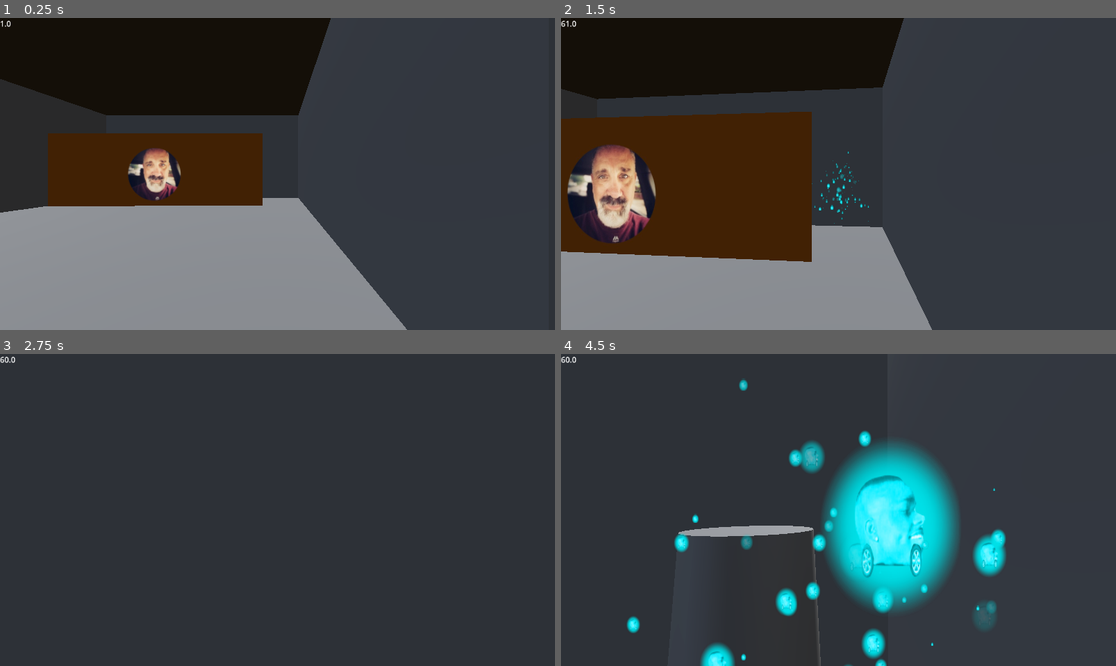
Above: before the commit, frames 1-4 (two rows, left to right).
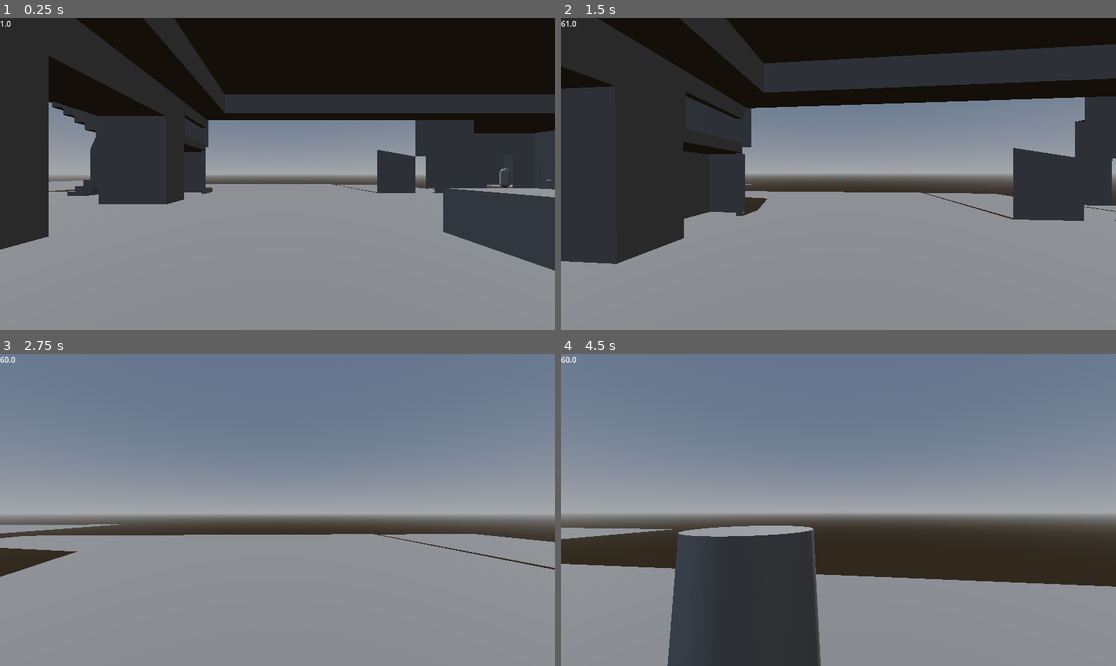
Above: after the commit, the same moments.

Repository: mFieldHouses/phase-two-the-dre-files
Game: Godot game, scene res://scenes/base_scene.tscn
Same seed, same stepped clock (60 frames per second), same inputs: the game is played once before the commit and once after it.
Inputs (mouse positions are in pixels of both pictures, inside the frame that each line leads up to):
- Up to frame 1 (0.25 s): no input
- Up to frame 2 (1.5 s): move the mouse to (866, 174) at 0.52 s; hold W (forward) from 0.53 s (still down); click (866, 174) at 0.6 s; tap Space (jump) at 0.77 s; move the mouse to (810, 174) at 1.27 s; right-click (810, 174) at 1.35 s
- Up to frame 3 (2.75 s): keep holding W (forward); tap Space (jump) at 1.52 s; move the mouse to (288, 503) at 2.02 s; tap Shift (sprint) at 2.1 s
- Up to frame 4 (4.5 s): keep holding W (forward); move the mouse to (832, 516) at 2.77 s; tap C (switch_camera) at 2.85 s; tap Space (jump) at 3.02, 3.77 s; move the mouse to (877, 513) at 3.52 s; click (877, 513) at 3.6 s; move the mouse to (794, 506) at 4.27 s; right-click (794, 506) at 4.35 s

The runs differ from the first frame. In frame 1, 49% of the frame differs, in the area x 0-100%, y 0-100%; in frame 2, 64%; in frame 3, 97%; in frame 4, 87%.

Commit message:
Bug fix
Spawnpoint works again
Death animation also works when continuing to shoot the target

Diff:
--- a/scenes/character_body_3d.gd
+++ b/scenes/character_body_3d.gd
@@ -34,7 +34,7 @@
 func _ready():
 	DisplayServer.mouse_set_mode(DisplayServer.MOUSE_MODE_CAPTURED)
 	GlobalData.player_instance = self
-	#global_position = %Spawnpoint_player.global_position
+	global_position = %Spawnpoint_player.global_position
 
 func _physics_process(delta: float) -> void:
 	camera_time += delta
--- a/scenes/practice_target.gd
+++ b/scenes/practice_target.gd
@@ -1,6 +1,7 @@
 extends Enemy
 
 var death_animation := false
+var dying := false
 
 # Called when the node enters the scene tree for the first time.
 func _ready() -> void:
@@ -60,17 +61,18 @@
 	movement_state = MovementState.IDLE
 
 func death():
-
-	var tween = create_tween()
-	tween.tween_property($Sprite3D, "modulate", Color(1, 1, 1, 0), 1)
-	death_animation = true
-	velocity = -GlobalData.player_instance.camera.global_transform.basis.z * 10
-	$Sprite3D.scale = Vector3(0.3, 0.3, 0.3)
-	for number in range(100):
-		$Sprite3D.scale = Vector3(0.3, sin(float(number)/1.5)*0.3, 0.3)
-		await get_tree().create_timer(0.01).timeout
+	if dying == false:
+		dying = true
+		var tween = create_tween()
+		tween.tween_property($Sprite3D, "modulate", Color(1, 1, 1, 0), 1)
+		death_animation = true
+		velocity = -GlobalData.player_instance.camera.global_transform.basis.z * 10
+		$Sprite3D.scale = Vector3(0.3, 0.3, 0.3)
+		for number in range(100):
+			$Sprite3D.scale = Vector3(0.3, sin(float(number)/1.5)*0.3, 0.3)
+			await get_tree().create_timer(0.01).timeout
 	#for number in range(2):
 		#var new_enemy = load("res://scenes/practice_target.tscn").instantiate()
 		#new_enemy.position = position
 		#get_parent().add_child(new_enemy)
-	queue_free()
+		queue_free()
